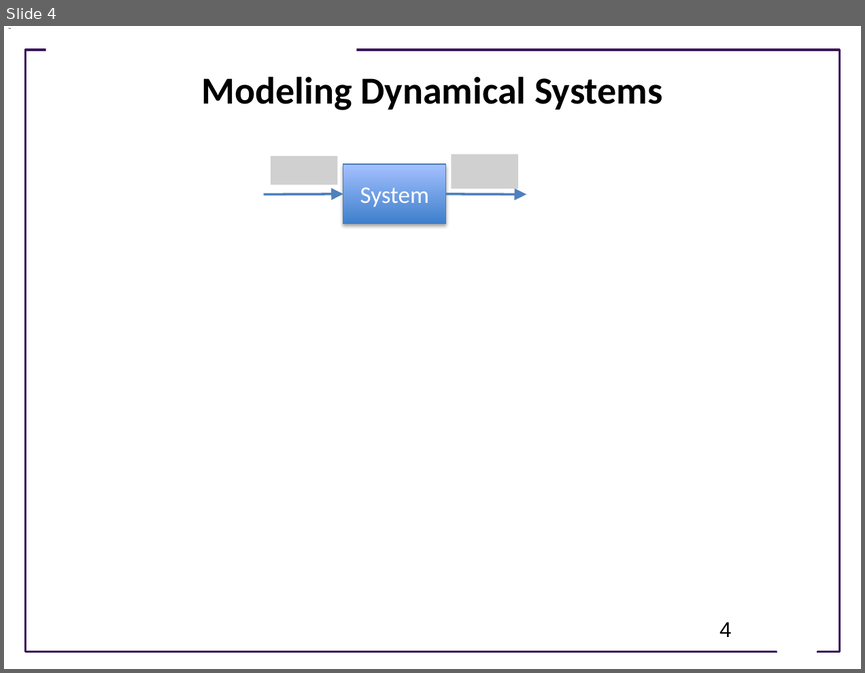
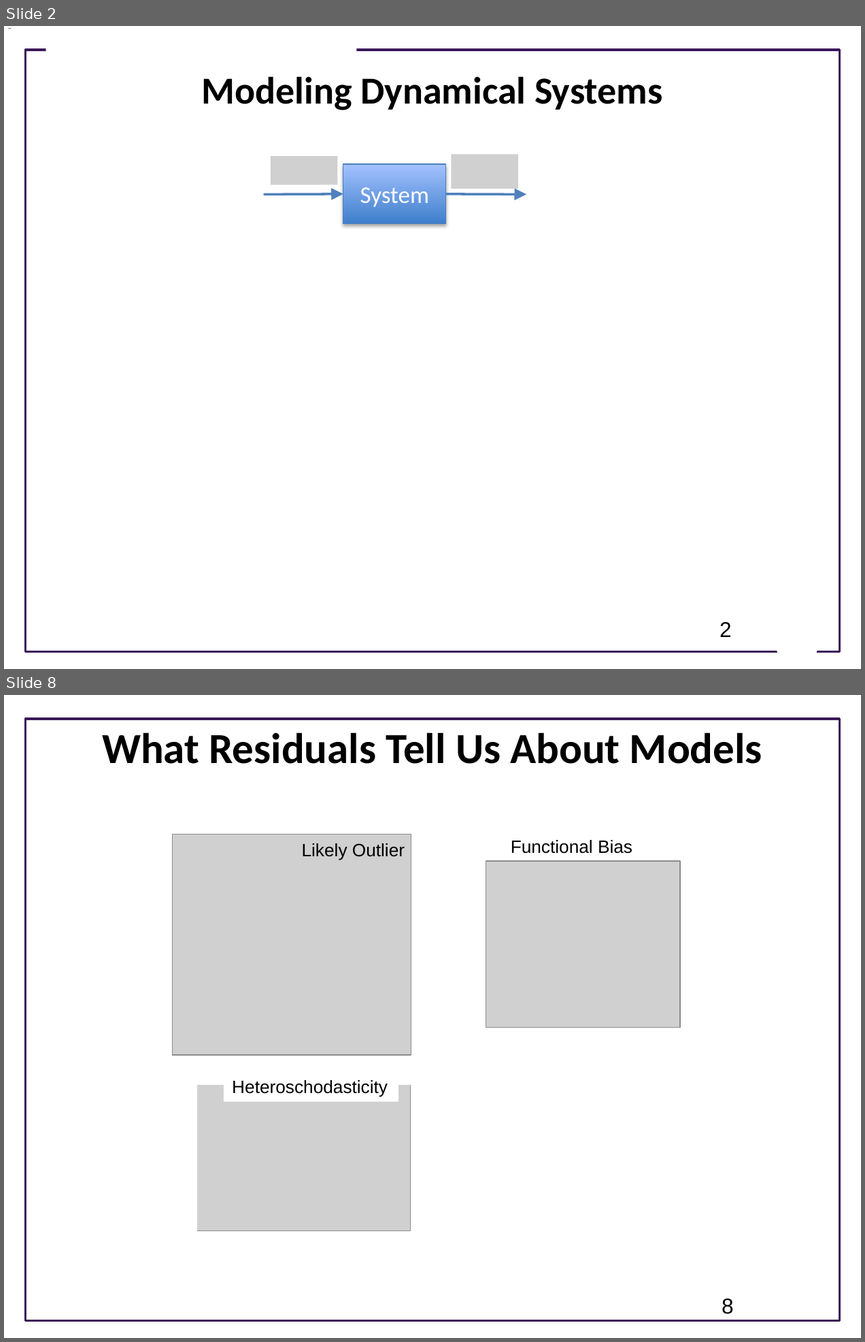
Before and after one commit to joseph-hellerstein/advanced-controls-lectures, a slide deck: classes/winter_2023/lectures/lecture_11-system-identification/system_identification.pptx. Shown one above the other, each under a label of ours: slide 4 before the commit, slides 2 and 8 after it; the slides between them are not shown. The pictures are 865x673 and 865x1342 pixels, drawn with LibreOffice and Linux fonts; fonts in the diff are those of the drawing; grey boxes stand for pictures; background and template pictures are left out. Boxes give left, top, right and bottom in pixels: in the first picture for what was removed or moved away, otherwise in the second. Text is boxed around its words. In the diff, an @@ line names an element or a change of style, - is before the commit and + after.

```diff
--- a/classes/winter_2023/lectures/lecture_11-system-identification/system_identification.pptx
+++ b/classes/winter_2023/lectures/lecture_11-system-identification/system_identification.pptx
@@ slide 8 added at box(4, 695, 861, 1338), background #FFFFFF; not listed: 1 template element that a slide beside it also shows @@
@@ title added at box(102, 732, 762, 764), 36 pt, text #000000, bold @@
+What Residuals Tell Us About Models
@@ picture added at box(173, 834, 411, 1054) @@
@@ text added at box(302, 843, 405, 860), 15 pt, text #000000 @@
+Likely Outlier
@@ text added at box(511, 840, 632, 853), 15 pt, text #000000 @@
+Functional Bias
@@ picture added at box(485, 861, 680, 1028) @@
@@ group added at box(149, 1067, 416, 1233): 3 rectangles, 1 picture @@
+Heteroschodasticity
@@ page number added at box(721, 1298, 734, 1314), 18 pt, text #000000 @@
+8
@@ what was slide 4 is now slide 2 @@
@@ page number at box(719, 622, 732, 637): text changed @@
-4
+2
```
Also in this commit, not shown: 2 slides changed, 12 other slides added, 2 slides removed, 2 other files.
